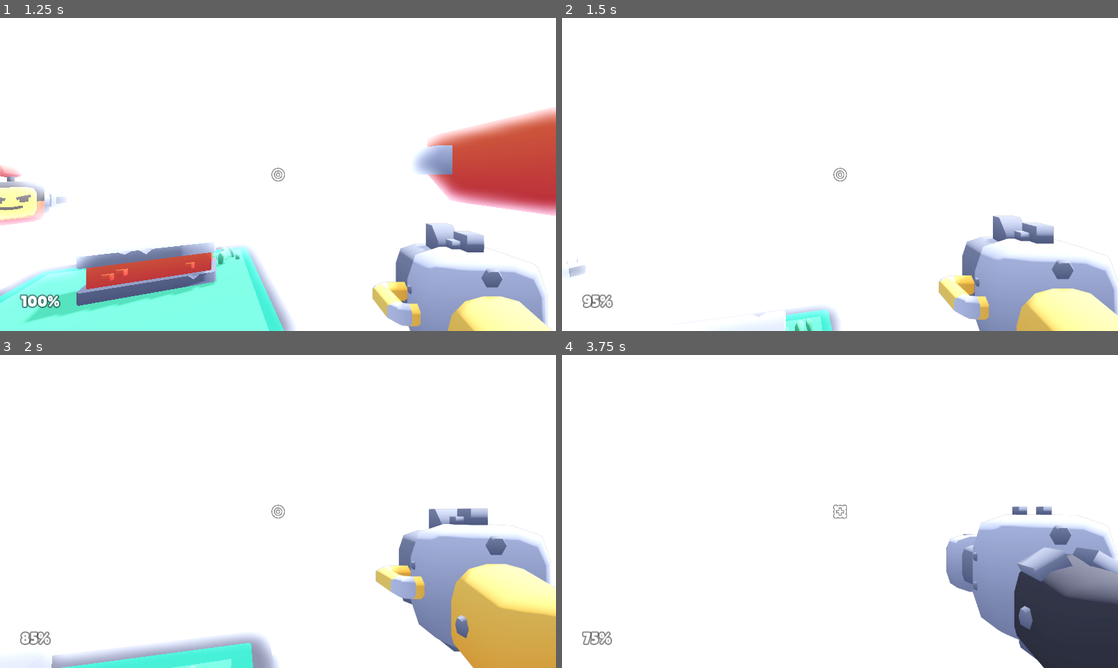
Above: before the commit, frames 1-4 (two rows, left to right).
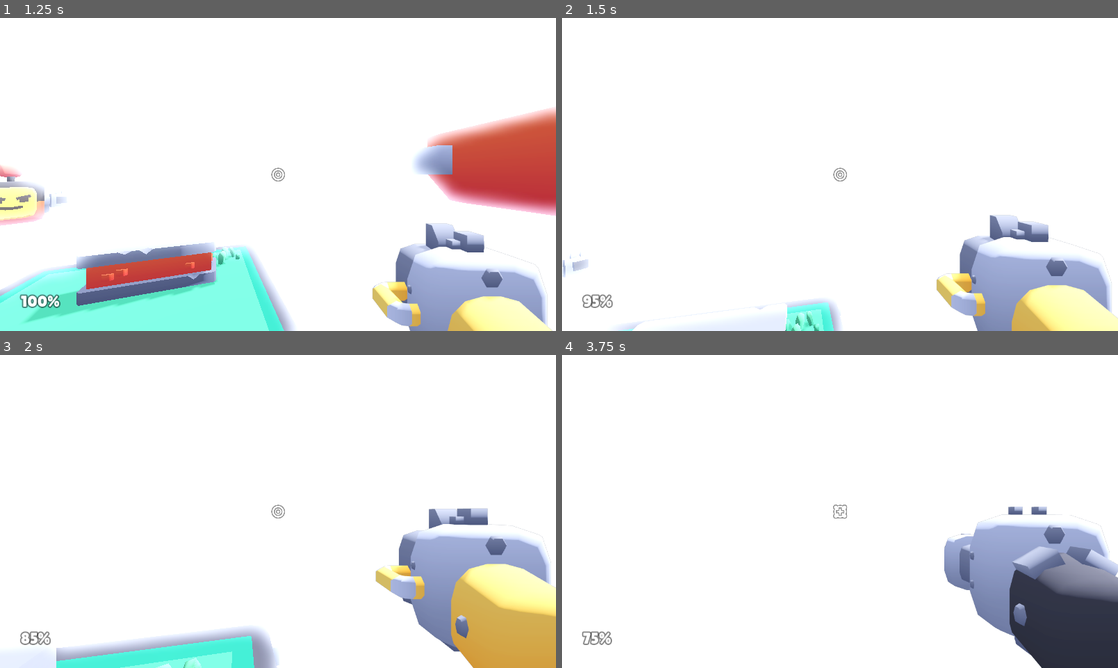
Above: after the commit, the same moments.

Repository: marcospb19/firestone
Game: Godot game, scene res://scenes/main.tscn
The game is run twice, just before and just after one commit, with the same random seed, the same clock (stepped at 60 frames per second) and the same inputs.
Inputs (mouse positions are in pixels of both pictures, inside the frame that each line leads up to):
- Up to frame 1 (1.25 s): move the mouse to (305, 174) at 0.52 s; hold W (move_forward) from 0.53 s (still down); hold Right mouse button (jetpack) from 0.53 s (still down); tap Space (jump) at 0.77 s
- Up to frame 2 (1.5 s): keep holding W (move_forward); move the mouse to (812, 174) at 1.27 s; release Right mouse button (jetpack) at 1.28 s; click (812, 174) at 1.35 s
- Up to frame 3 (2 s): keep holding W (move_forward); tap Space (jump) at 1.52 s
- Up to frame 4 (3.75 s): keep holding W (move_forward); move the mouse to (851, 505) at 2.02 s; tap E (weapon_toggle) at 2.1 s; move the mouse to (834, 517) at 2.77 s; right-click (834, 517) at 2.85 s; tap Space (jump) at 3.02 s; move the mouse to (878, 514) at 3.52 s; click (878, 514) at 3.6 s

Frame 1 is identical in both runs. In frame 2, 2.7% of the frame differs, in the area x 0-100%, y 62-100%; in frame 3, 2.6%; in frame 4, 1.7%.

Commit message:
remove knockback

Diff:
--- a/objects/player.gd
+++ b/objects/player.gd
@@ -142,10 +142,6 @@
 	if Input.is_action_pressed("shoot") and blaster_cooldown.is_stopped():
 		Audio.play(weapon.sound_shoot)
 
-		container.position.z += 0.25  # Knockback of weapon visual
-		camera.rotation.x += 0.025  # Knockback of camera
-		movement_velocity += Vector3.BACK * weapon.knockback  # Knockback
-
 		# Set muzzle flash position, play animation
 		muzzle.play("default")
 
@@ -230,6 +226,5 @@
 func damage(amount):
 	health -= amount
 	health_updated.emit(health)  # Update health on HUD
-
 	if health < 0:
-		get_tree().reload_current_scene()  # Reset when out of health
+		get_tree().reload_current_scene()  # Reset game when out of health
--- a/scripts/weapon.gd
+++ b/scripts/weapon.gd
@@ -13,7 +13,6 @@
 @export_range(0, 100) var damage: float  # Damage per hit
 @export_range(0, 5) var spread: float = 0  # Spread of each shot
 @export_range(1, 5) var shot_count: int = 1  # Amount of shots
-@export_range(0, 50) var knockback: int  # Amount of knockback
 @export_subgroup("Sounds")
 @export var sound_shoot: String  # Sound path
 @export_subgroup("Crosshair")
--- a/weapons/blaster-repeater.tres
+++ b/weapons/blaster-repeater.tres
@@ -15,6 +15,5 @@
 damage = 10.0
 spread = 0.5
 shot_count = 1
-knockback = 10
 sound_shoot = "sounds/blaster_repeater.ogg"
 crosshair = ExtResource("1_hoqei")
--- a/weapons/blaster.tres
+++ b/weapons/blaster.tres
@@ -15,6 +15,5 @@
 damage = 25.0
 spread = 1.0
 shot_count = 3
-knockback = 40
 sound_shoot = "sounds/blaster.ogg"
 crosshair = ExtResource("1_2onsr")
